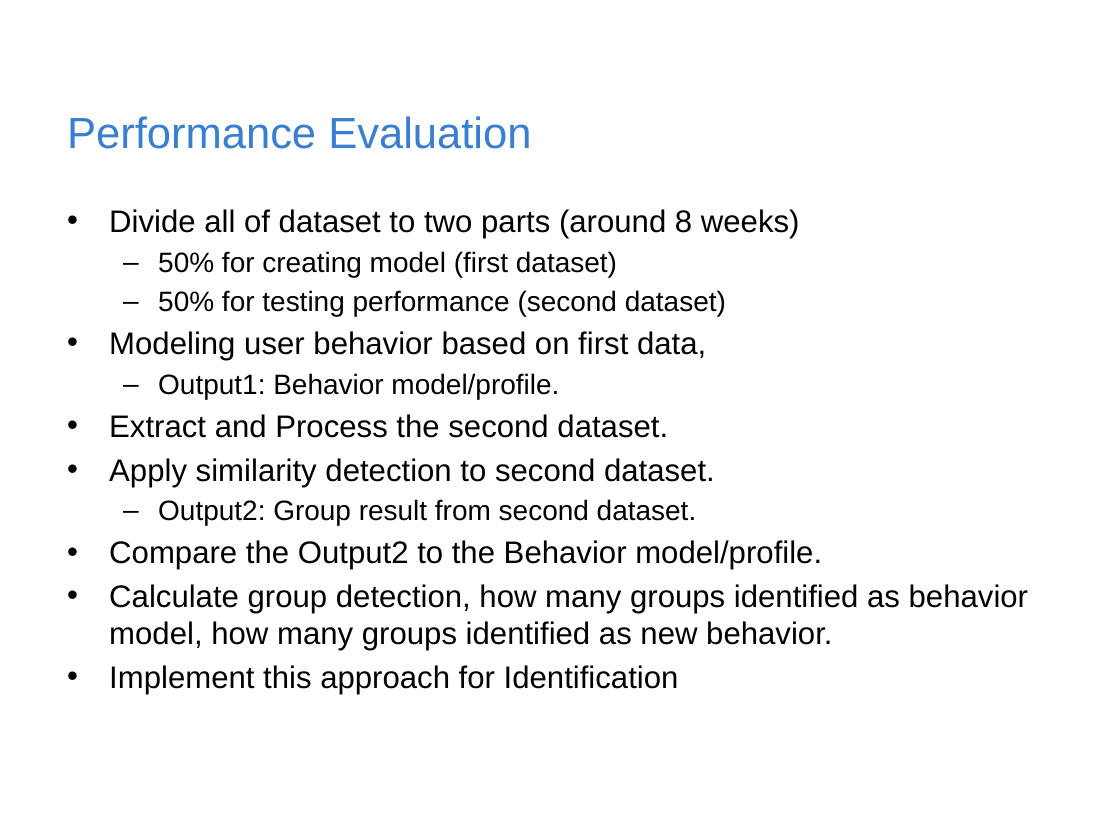
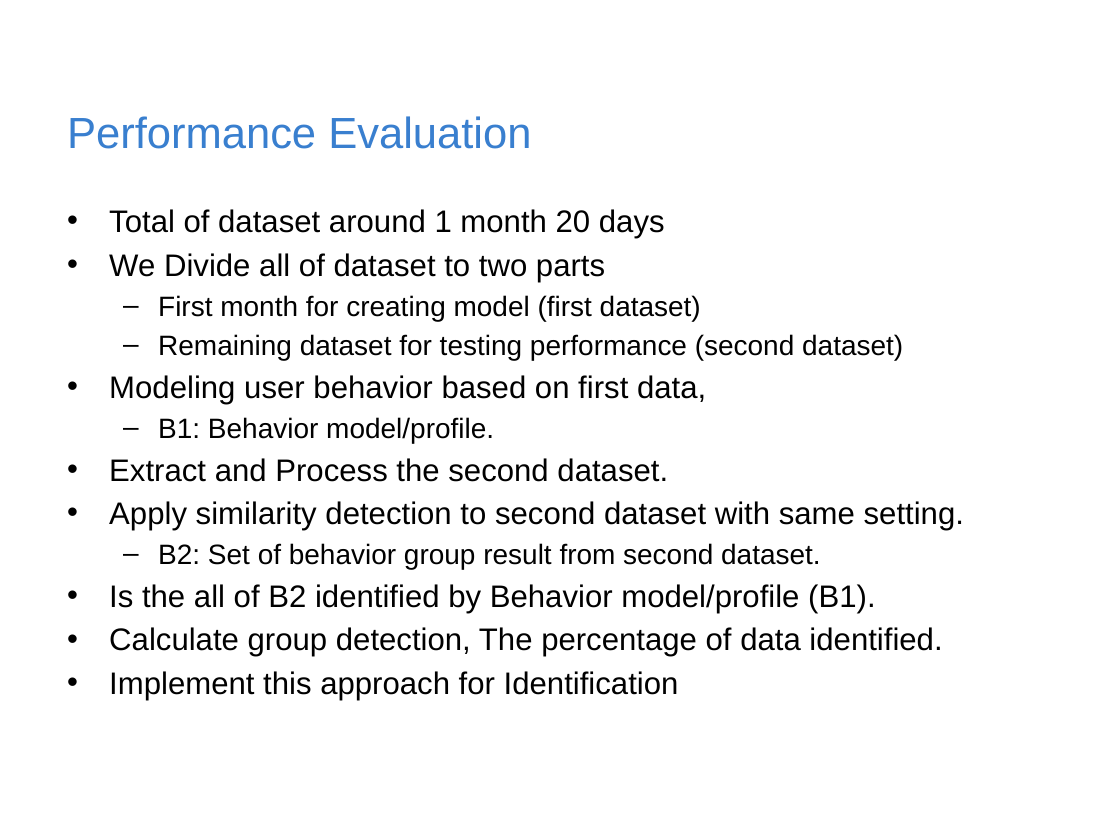
Before and after one commit to rischanlab/MyThesis, a slide deck: slide 21 of Thesis-presentation.pptx. Drawn at 1120x840 pixels with LibreOffice and Linux fonts; fonts in the diff are those of the drawing; background and template pictures are left out. Boxes give left, top, right and bottom in pixels: in the first picture for what was removed or moved away, otherwise in the second. Text is boxed around its words. In the diff, an @@ line names an element or a change of style, - is before the commit and + after.

```diff
--- a/Thesis-presentation.pptx
+++ b/Thesis-presentation.pptx
@@ text at bbox=[109, 209, 903, 360]: text changed @@
-• Divide all of dataset to two parts (around 8 weeks)
-  – 50% for creating model (first dataset)
-  – 50% for testing performance (second dataset)
+• Total of dataset around 1 month 20 days
+• We Divide all of dataset to two parts
+  – First month for creating model (first dataset)
+  – Remaining dataset for testing performance (second dataset)
@@ text at bbox=[158, 417, 494, 443]: text changed @@
-  – Output1: Behavior model/profile.
+  – B1: Behavior model/profile.
@@ text at bbox=[109, 501, 964, 657]: text changed @@
-• Apply similarity detection to second dataset.
-  – Output2: Group result from second dataset.
-• Compare the Output2 to the Behavior model/profile.
-• Calculate group detection, how many groups identified as behavior model, how many groups identified as new behavior.
+• Apply similarity detection to second dataset with same setting.
+  – B2: Set of behavior group result from second dataset.
+• Is the all of B2 identified by Behavior model/profile (B1).
+• Calculate group detection, The percentage of data identified.
```
Also in this commit, not shown: 12 other slides changed, 6 slides added, 5 slides removed.
